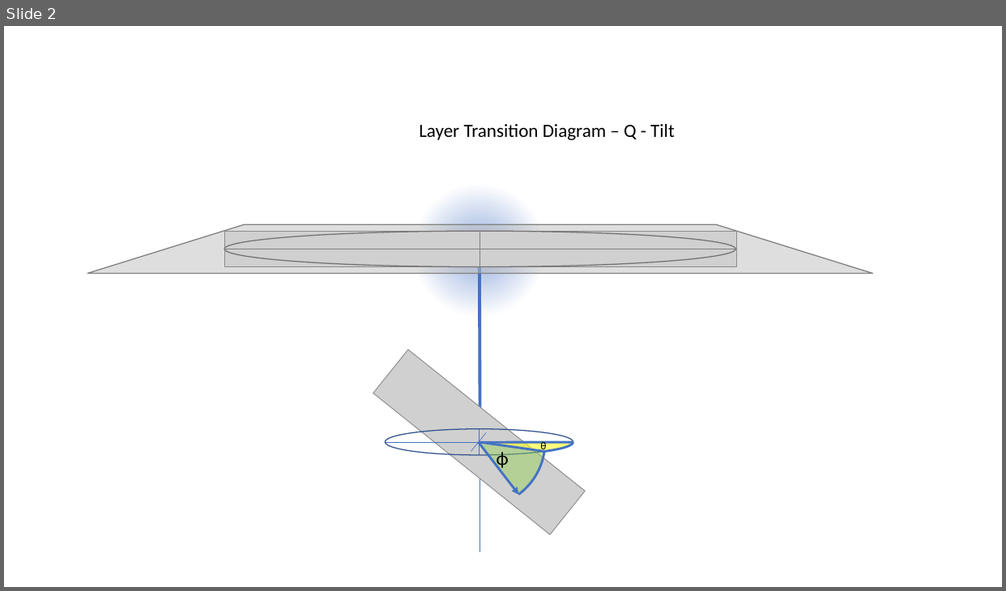
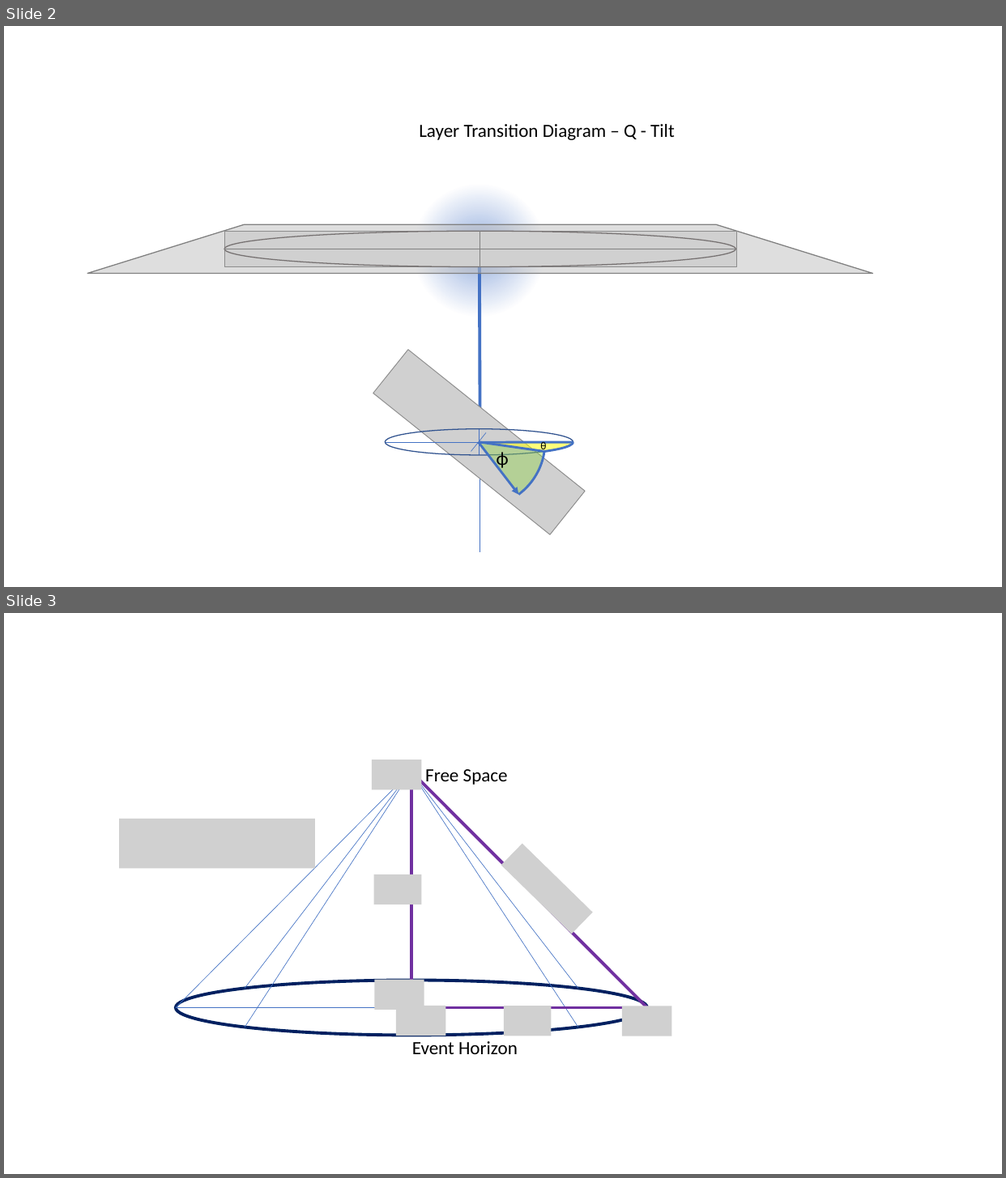
Before and after one commit to Don-Lawn/The-Causal-Domain, a slide deck: docs/figures/new diagrams 4.pptx. Shown one above the other, each under a label of ours: slide 2 before the commit, slides 2 and 3 after it. The pictures are 1006x591 and 1006x1178 pixels, drawn with LibreOffice and Linux fonts; fonts in the diff are those of the drawing; grey boxes stand for pictures. Boxes give left, top, right and bottom in pixels: in the first picture for what was removed or moved away, otherwise in the second. Text is boxed around its words. In the diff, an @@ line names an element or a change of style, - is before the commit and + after.

```diff
--- a/docs/figures/new diagrams 4.pptx
+++ b/docs/figures/new diagrams 4.pptx
@@ slide 3 added at [4,613,1002,1174], background #FFFFFF @@
@@ line added from (176, 1008) to (411, 772), #4472C4 0.5 pt @@
@@ line added from (245, 1028) to (411, 772), #4472C4 0.5 pt @@
@@ line added from (245, 989) to (411, 772), #4472C4 0.5 pt @@
@@ picture added at [372,760,421,790] @@
@@ line added from (578, 989) to (411, 772), #4472C4 0.5 pt @@
@@ line added from (578, 1028) to (411, 772), #4472C4 0.5 pt @@
@@ line added from (411, 1035) to (411, 772), #4472C4 0.5 pt @@
@@ line added from (647, 1008) to (411, 772), #4472C4 0.5 pt @@
@@ line added from (411, 981) to (411, 772), #4472C4 0.5 pt @@
@@ line added from (411, 772) to (647, 1008), #7030A0 3 pt @@
@@ line added from (412, 1008) to (412, 772), #7030A0 3 pt @@
@@ text added at [425,769,508,787], 18 pt, text #000000 @@
+Free Space
@@ picture added at [119,819,315,869] @@
@@ picture added at [501,843,594,934] @@
@@ picture added at [374,875,422,905] @@
@@ ellipse added at [176,981,647,1036], outline #002060 3 pt @@
@@ picture added at [374,980,424,1010] @@
@@ line added from (411, 1035) to (411, 981), #4472C4 0.5 pt @@
@@ line added from (176, 1008) to (647, 1008), #4472C4 0.5 pt @@
@@ picture added at [396,1006,445,1036] @@
@@ line added from (411, 1008) to (647, 1008), #7030A0 3 pt @@
@@ picture added at [504,1006,552,1036] @@
@@ picture added at [622,1006,671,1036] @@
@@ text added at [412,1041,518,1054], 18 pt, text #000000 @@
+Event Horizon
```
Also in this commit, not shown: 8 other files.
